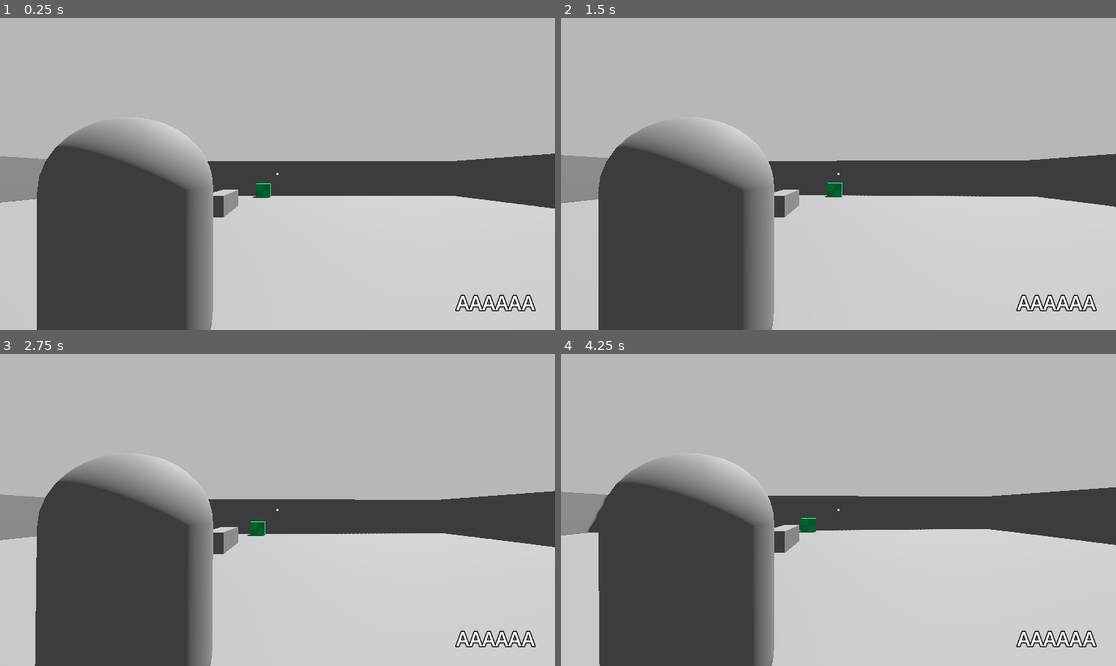
Above: before the commit, frames 1-4 (two rows, left to right).
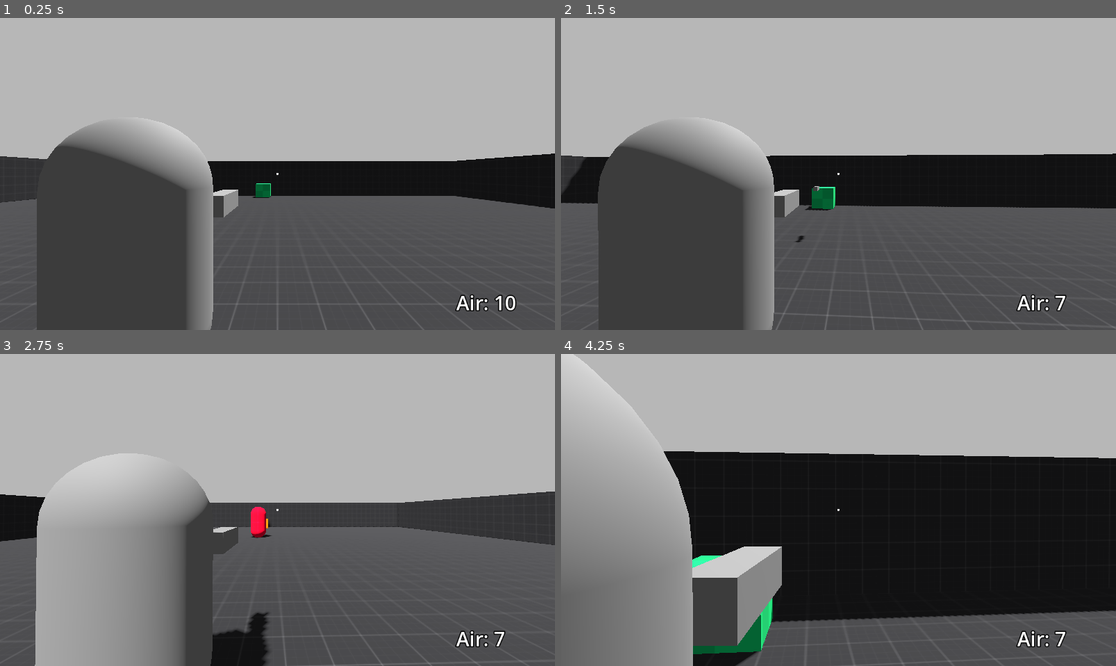
Above: after the commit, the same moments.

Repository: MeowLabPixel/SummerJam2026
Game: Godot game, scene res://player/test/world.tscn
Two runs of this game, one before a commit and one after it. Both use one fixed random seed, a clock stepped at 60 frames per second and the inputs below. The project has no main scene, so this scene is started directly.
Inputs (mouse positions are in pixels of both pictures, inside the frame that each line leads up to):
- Up to frame 1 (0.25 s): no input
- Up to frame 2 (1.5 s): tap Enter (ui_accept) at 0.5, 0.77, 1.07 s; move the mouse to (866, 174) at 0.52 s; hold Right mouse button (aim, bound only after the commit) 0.53-1.28 s; hold Up (ui_up) from 0.53 s (still down); click (866, 174) at 0.8 s; move the mouse to (810, 174) at 1.27 s; click (810, 174) at 1.35 s
- Up to frame 3 (2.75 s): keep holding Up (ui_up); tap Enter (ui_accept) at 1.52, 1.82 s; tap Q (quick_turn, bound only after the commit) at 1.55 s; move the mouse to (288, 503) at 2.02 s; hold Q (quick_turn, bound only after the commit) from 2.03 s (still down); tap Shift (sprint, bound only after the commit) at 2.3 s
- Up to frame 4 (4.25 s): keep holding Up (ui_up); move the mouse to (832, 516) at 2.77 s; release Q (quick_turn, bound only after the commit) at 2.78 s; tap Shift (sprint, bound only after the commit) at 2.85 s; tap Enter (ui_accept) at 3.02, 3.05, 3.32, 3.6, 3.77, 4.07 s; move the mouse to (877, 513) at 3.52 s; hold Right mouse button (aim, bound only after the commit) from 3.53 s (still down)

The runs differ from the first frame. In frame 1, 37% of the frame differs, in the area x 0-100%, y 43-100%; in frame 2, 38%; in frame 3, 49%; in frame 4, 64%, in the area x 0-100%, y 0-100%.

Commit message:
temp
working on state machine rn

finished state:
walk/walk side way
idle
quick turn

Diff:
--- /dev/null
+++ b/player/Statemachine/base/state.gd
@@ -0,0 +1,17 @@
+extends Node
+class_name State
+
+@warning_ignore("unused_signal")
+signal finished(next_state:String)
+
+func _enter() -> void:
+	return
+
+func _exit() -> void:
+	return
+
+func _state_input(_event: InputEvent) -> void:
+	return
+
+func _update(_delta:float) -> void:
+	return
--- /dev/null
+++ b/player/Statemachine/base/state_machine.gd
@@ -0,0 +1,41 @@
+extends Node
+class_name StateMachine
+
+@export var Start_state: State
+var state_map: Dictionary
+var current_state:State = null
+var _active:bool = false: set = _set_active
+
+func _ready() -> void:
+	_create_state_map()
+	_initialize(Start_state)
+
+func _input(event: InputEvent) -> void:
+	current_state._state_input(event)
+
+func _physics_process(delta: float) -> void:
+	current_state._update(delta)
+
+func _create_state_map() -> void:
+	for child: State in get_children():
+		child.finished.connect(_change_state)
+		state_map[child.name] = child
+
+func _initialize(state: State)-> void:
+	_set_active(true)
+	current_state = state
+	current_state._enter()
+
+func _set_active(value: bool)-> void:
+	_active = value
+	set_physics_process(value)
+	set_process_input(value)
+	if not _active:
+		current_state = null
+
+func _change_state(state_name:String)-> void:
+	if not _active:
+		return
+	current_state._exit()
+	current_state = state_map[state_name]
+	current_state._enter()
--- /dev/null
+++ b/player/Statemachine/motion.gd
@@ -0,0 +1,26 @@
+extends State
+class_name Motion
+signal velocity_updated(vel:Vector3)
+const SPEED: float = 5.0
+const acceleration:float = 1000
+const Gravity: float = 9.8
+
+static var input_dir: Vector2 = Vector2.ZERO
+static var direction: Vector3 = Vector3.ZERO
+static var velocity: Vector3 = Vector3.ZERO
+
+func _ready() -> void:
+	velocity_updated.connect(owner.set_velocity_from_motion)
+
+func set_direction() -> void:
+	input_dir = Input.get_vector("ui_left","ui_right","ui_up","ui_down")
+	direction = owner.global_transform.basis * Vector3(input_dir.x,0,input_dir.y)
+
+func calculate_velocity(_speed:float,_direction: Vector3,delta:float)->void:
+	velocity.x = move_toward(velocity.x,_direction.x*_speed,acceleration*delta)
+	velocity.z = move_toward(velocity.z,_direction.z*_speed,acceleration*delta)
+	velocity_updated.emit(velocity)
+
+func calculate_gravity(delta:float) -> void:
+		if not owner.is_on_floor():
+			velocity.y += Gravity * delta
--- /dev/null
+++ b/player/Statemachine/player_aim.gd
@@ -0,0 +1 @@
+extends State
--- /dev/null
+++ b/player/Statemachine/player_die.gd
@@ -0,0 +1 @@
+extends State
--- /dev/null
+++ b/player/Statemachine/player_grab.gd
@@ -0,0 +1 @@
+extends State
--- /dev/null
+++ b/player/Statemachine/player_idle.gd
@@ -0,0 +1,15 @@
+extends Motion
+
+func _enter() -> void:
+	print(name)
+
+func _update(_delta:float) -> void:
+	set_direction()
+	calculate_velocity(SPEED,direction,_delta)
+
+	if direction != Vector3.ZERO:
+		finished.emit("Run")
+
+func _unhandled_input(event: InputEvent) -> void:
+	if Input.is_action_pressed("quick_turn") and not owner.is_quick_turn:
+		finished.emit("Quick_turn")
--- /dev/null
+++ b/player/Statemachine/player_knockdown.gd
@@ -0,0 +1 @@
+extends State
--- /dev/null
+++ b/player/Statemachine/player_reload.gd
@@ -0,0 +1 @@
+extends State
--- /dev/null
+++ b/player/Statemachine/player_run.gd
@@ -0,0 +1,15 @@
+extends Motion
+
+func _enter() -> void:
+	print(name)
+
+func _update(_delta:float) -> void:
+	set_direction()
+	calculate_velocity(SPEED,direction,_delta)
+
+	if direction == Vector3.ZERO:
+		finished.emit("Idle")
+
+func _unhandled_input(event: InputEvent) -> void:
+	if Input.is_action_pressed("quick_turn") and not owner.is_quick_turn:
+		finished.emit("Quick_turn")
--- /dev/null
+++ b/player/Statemachine/player_state_machine.gd
@@ -0,0 +1 @@
+extends StateMachine
--- a/player/player.gd
+++ b/player/player.gd
@@ -24,61 +24,90 @@
 
 @onready var camera: Node3D = $Camera
 
-func handle_turn(delta):
-	var turn_dir = Input.get_axis("left","right")
-	rotation_degrees.y -= turn_dir* trun_speed*delta
-	camera.camera_turning_rotation.x += deg_to_rad(turn_dir* trun_speed*delta)
-	camera.camera_rotation.x += deg_to_rad(turn_dir* trun_speed*delta)
-	#transform.basis = Basis()
-	#
-	#rotate_object_local(Vector3(0,1,0),-camera.camera_rotation.x)
+const SPEED = 5.0
+const JUMP_VELOCITY = 4.5
 
-func handle_walk(delta):
-	var input_dir = Input.get_axis("down","up")
-	var SPD = walk_speed
-	if input_dir < 0:
-		SPD = walk_Back_speed
-	var walk_velocity = -basis.z * input_dir*SPD*delta
-	velocity.x = walk_velocity.x
-	velocity.z = walk_velocity.z
-
-func hadle_run(delta):
-	if Input.is_action_pressed("down"):
-		handle_walk(delta)
-		return
-	var input_dir = Input.get_action_strength("up")
-	var walk_velocity = -basis.z * input_dir* run_speed *delta
-	velocity.x = walk_velocity.x
-	velocity.z = walk_velocity.z
-
-func handle_gravity(delta):
-	if is_on_floor():
-		velocity.y = -2
-	else:
-		velocity.y += GRAVITY*delta
-
-func quick_turn():
-	is_quick_turn =true
-	var traget_y_rotation = rotation.y + PI
-
-	var tween:= create_tween() as Tween
-	tween.tween_property(self,"rotation:y",traget_y_rotation,quick_trun_speed)
-	tween.finished.connect(func(): camera.camera_rotation.x += PI;is_quick_turn = false)
+func set_velocity_from_motion(vel: Vector3)-> void:
+	velocity = vel
 
 func _physics_process(delta: float) -> void:
-	if Input.is_action_pressed("left") or Input.is_action_pressed("right"):
-		handle_turn(delta)
-	if not is_aimming:
-		if Input.is_action_pressed("sprint"):
-			hadle_run(delta)
-		else:
-			handle_walk(delta)
-
-	if is_quick_turn or is_aimming:
-		velocity.x =0
-		velocity.z =0
+	# Add the gravity.
+	#if not is_on_floor():
+		#velocity += get_gravity() * delta
+#
+	# Handle jump.
+	#if Input.is_action_just_pressed("ui_accept") and is_on_floor():
+		#velocity.y = JUMP_VELOCITY
+#
+	# Get the input direction and handle the movement/deceleration.
+	# As good practice, you should replace UI actions with custom gameplay actions.
+	#var input_dir := Input.get_vector("ui_left", "ui_right", "ui_up", "ui_down")
+	#var direction := (transform.basis * Vector3(input_dir.x, 0, input_dir.y)).normalized()
+	#if direction:
+		#velocity.x = direction.x * SPEED
+		#velocity.z = direction.z * SPEED
+	#else:
+		#velocity.x = move_toward(velocity.x, 0, SPEED)
+		#velocity.z = move_toward(velocity.z, 0, SPEED)
+#
 	move_and_slide()
 
-func _unhandled_input(event: InputEvent) -> void:
-	if Input.is_action_pressed("quick_turn") and not is_quick_turn:
-		quick_turn()
+
+#func handle_turn(delta):
+	#var turn_dir = Input.get_axis("left","right")
+	#rotation_degrees.y -= turn_dir* trun_speed*delta
+	#camera.camera_turning_rotation.x += deg_to_rad(turn_dir* trun_speed*delta)
+	#camera.camera_rotation.x += deg_to_rad(turn_dir* trun_speed*delta)
+	##transform.basis = Basis()
+	##
+	##rotate_object_local(Vector3(0,1,0),-camera.camera_rotation.x)
+#
+#func handle_walk(delta):
+	#var input_dir = Input.get_axis("down","up")
+	#var SPD = walk_speed
+	#if input_dir < 0:
+		#SPD = walk_Back_speed
+	#var walk_velocity = -basis.z * input_dir*SPD*delta
+	#velocity.x = walk_velocity.x
+	#velocity.z = walk_velocity.z
+#
+#func hadle_run(delta):
+	#if Input.is_action_pressed("down"):
+		#handle_walk(delta)
+		#return
+	#var input_dir = Input.get_action_strength("up")
+	#var walk_velocity = -basis.z * input_dir* run_speed *delta
+	#velocity.x = walk_velocity.x
+	#velocity.z = walk_velocity.z
+#
+##func handle_gravity(delta):
+	##if is_on_floor():
+		##velocity.y = -2
+	##else:
+		##velocity.y += GRAVITY*delta
+#
+#func quick_turn():
+	#is_quick_turn =true
+	#var traget_y_rotation = rotation.y + PI
+	#
+	#var tween:= create_tween() as Tween
+	#tween.tween_property(self,"rotation:y",traget_y_rotation,quick_trun_speed)
+	#tween.finished.connect(func(): camera.camera_rotation.x += PI;is_quick_turn = false)
+#
+#func _physics_process(delta: float) -> void:
+	#if Input.is_action_pressed("left") or Input.is_action_pressed("right"):
+		#handle_turn(delta)
+	#if not is_aimming:
+		#if Input.is_action_pressed("sprint"):
+			#hadle_run(delta)
+		#else:
+			#handle_walk(delta)
+		#
+	#if is_quick_turn or is_aimming:
+		#velocity.x =0
+		#velocity.z =0
+	#move_and_slide()
+	#
+#func _unhandled_input(event: InputEvent) -> void:
+	#if Input.is_action_pressed("quick_turn") and not is_quick_turn:
+		#quick_turn()
--- a/player/player.tscn
+++ b/player/player.tscn
@@ -1,9 +1,19 @@
-[gd_scene format=3 uid="uid://mcuitu45nrbp"]
+[gd_scene format=3 uid="uid://ctw3pf8lekk71"]
 
-[ext_resource type="Script" path="res://player/player.gd" id="1_4eg07"]
-[ext_resource type="Script" path="res://player/player_camera.gd" id="2_eja1v"]
-[ext_resource type="Texture2D" uid="uid://cp07rkh3t1t7w" path="res://player/crosshair.png" id="3_nqdqj"]
-[ext_resource type="Script" path="res://player/gun.gd" id="4_g5cgg"]
+[ext_resource type="Script" uid="uid://ddvy2c6r527pb" path="res://player/player.gd" id="1_4eg07"]
+[ext_resource type="Script" uid="uid://2fqcch46tyf7" path="res://player/player_camera.gd" id="2_eja1v"]
+[ext_resource type="Texture2D" uid="uid://cp07rkh3t1t7w" path="res://player/img/crosshair.png" id="3_nqdqj"]
+[ext_resource type="Script" uid="uid://d3ud7nhc41q5x" path="res://player/test/gun.gd" id="4_g5cgg"]
+[ext_resource type="Script" uid="uid://bkree4hn7lmpd" path="res://player/Statemachine/player_state_machine.gd" id="5_qjkh3"]
+[ext_resource type="Script" uid="uid://b8wnffsfqx6ec" path="res://player/Statemachine/player_idle.gd" id="6_ebec5"]
+[ext_resource type="Script" uid="uid://q8rdo04vclx0" path="res://player/Statemachine/player_run.gd" id="7_yllr7"]
+[ext_resource type="Script" uid="uid://bq06jvgk2c8ow" path="res://player/Statemachine/player_reload.gd" id="8_kb6p2"]
+[ext_resource type="Script" uid="uid://dfuibfvlj76fe" path="res://player/quick_turn.gd" id="8_yllr7"]
+[ext_resource type="Script" uid="uid://cxhknelq4t202" path="res://player/player_sprint.gd" id="9_kb6p2"]
+[ext_resource type="Script" uid="uid://xou4sjteglpa" path="res://player/Statemachine/player_aim.gd" id="9_wodsf"]
+[ext_resource type="Script" uid="uid://88nqcyhvt3qh" path="res://player/Statemachine/player_grab.gd" id="10_32hag"]
+[ext_resource type="Script" uid="uid://cpdbw6oifs8m2" path="res://player/Statemachine/player_knockdown.gd" id="11_tqiix"]
+[ext_resource type="Script" uid="uid://bhn03nq0rsppn" path="res://player/Statemachine/player_die.gd" id="12_e7oew"]
 
 [sub_resource type="CapsuleShape3D" id="CapsuleShape3D_vbped"]
 radius = 0.8
@@ -76,3 +86,34 @@
 
 [node name="Node3D" type="Node3D" parent="MeshInstance3D2" unique_id=607105022]
 transform = Transform3D(0.5, 0, 0, 0, 0.5, 0, 0, 0, 0.5, 0.0025565028, 0, -0.67409587)
+
+[node name="Statemachine" type="Node" parent="." unique_id=474127841 node_paths=PackedStringArray("Start_state")]
+script = ExtResource("5_qjkh3")
+Start_state = NodePath("Idle")
+
+[node name="Idle" type="Node" parent="Statemachine" unique_id=1550964532]
+script = ExtResource("6_ebec5")
+
+[node name="Run" type="Node" parent="Statemachine" unique_id=425441096]
+script = ExtResource("7_yllr7")
+
+[node name="Quick_turn" type="Node" parent="Statemachine" unique_id=589198026]
+script = ExtResource("8_yllr7")
+
+[node name="Sprint" type="Node" parent="Statemachine" unique_id=585832642]
+script = ExtResource("9_kb6p2")
+
+[node name="Reload" type="Node" parent="Statemachine" unique_id=906216806]
+script = ExtResource("8_kb6p2")
+
+[node name="Aim" type="Node" parent="Statemachine" unique_id=1671472409]
+script = ExtResource("9_wodsf")
+
+[node name="Grab" type="Node" parent="Statemachine" unique_id=1256774596]
+script = ExtResource("10_32hag")
+
+[node name="Knockdown" type="Node" parent="Statemachine" unique_id=1528629056]
+script = ExtResource("11_tqiix")
+
+[node name="Die" type="Node" parent="Statemachine" unique_id=17486247]
+script = ExtResource("12_e7oew")
--- a/player/player_camera.gd
+++ b/player/player_camera.gd
@@ -13,7 +13,6 @@
 @export var sprint_tween_speed:float =0.5
 
 var camera_rotation: Vector2= Vector2.ZERO
-var camera_turning_rotation: Vector2= Vector2.ZERO
 var mouse_sensitivity: float = 0.001
 var max_y_rot:float= 1.2
 var max_x_rot:float= 1
@@ -41,8 +40,8 @@
 	if event is InputEventMouseMotion:
 		var mouse_event: Vector2 = event.screen_relative * mouse_sensitivity
 		camera_look(mouse_event)
-	if event.is_action_pressed("swap_camera_alignment"):
-		swap_camera_align()
+	#if event.is_action_pressed("swap_camera_alignment"):
+		#swap_camera_align()
 	if event.is_action_pressed("aim"):
 		enter_aim()
 	if event.is_action_released("aim"):
@@ -59,8 +58,7 @@
 	if not character.is_quick_turn:
 		character.rotate_object_local(Vector3(0,1,0),-camera_rotation.x)
 	rotate_object_local(Vector3(1,0,0),-camera_rotation.y)
-	camera_rotation.y = clamp(camera_rotation.y,camera_turning_rotation.y-max_y_rot,camera_turning_rotation.y+max_y_rot)
-	camera_rotation.x = clamp(camera_rotation.x,camera_turning_rotation.x-max_x_rot,camera_turning_rotation.x+max_x_rot)
+	camera_rotation.y = clamp(camera_rotation.y,camera_rotation.y-max_y_rot,camera_rotation.y+max_y_rot)
 
 
 func swap_camera_align()-> void:
--- /dev/null
+++ b/player/player_sprint.gd
@@ -0,0 +1 @@
+extends State
--- /dev/null
+++ b/player/quick_turn.gd
@@ -0,0 +1,13 @@
+extends State
+
+func _enter() -> void:
+	print(name)
+	quick_turn()
+
+func quick_turn():
+	owner.is_quick_turn =true
+	var traget_y_rotation = owner.rotation.y + PI
+
+	var tween:= create_tween() as Tween
+	tween.tween_property(owner,"rotation:y",traget_y_rotation,owner.quick_trun_speed)
+	tween.finished.connect(func(): owner.camera.camera_rotation.x += PI; owner.is_quick_turn = false; finished.emit("Idle"))
--- /dev/null
+++ b/player/test/bullet.gd
@@ -0,0 +1,11 @@
+extends CharacterBody3D
+
+var speed = 50
+# Called when the node enters the scene tree for the first time.
+func _ready() -> void:
+	pass # Replace with function body.
+
+
+# Called every frame. 'delta' is the elapsed time since the previous frame.
+func _process(delta: float) -> void:
+	position+=transform.basis * Vector3(0,0,-speed) * delta
--- a/player/test/bullet.tscn
+++ b/player/test/bullet.tscn
@@ -1,6 +1,6 @@
 [gd_scene format=3 uid="uid://csdtdj7sci5vk"]
 
-[ext_resource type="Script" uid="uid://b7mx3yabujwtb" path="res://bullet.gd" id="1_5imwg"]
+[ext_resource type="Script" path="res://player/test/bullet.gd" id="1_5imwg"]
 
 [sub_resource type="BoxShape3D" id="BoxShape3D_vhoe8"]
 size = Vector3(0.2, 0.2, 1)
--- a/player/test/new_standard_material_3d.tres
+++ b/player/test/new_standard_material_3d.tres
@@ -1,6 +1,6 @@
 [gd_resource type="StandardMaterial3D" format=3 uid="uid://cr68xbllxnyxx"]
 
-[ext_resource type="Texture2D" uid="uid://cio304wmm5rj7" path="res://pre/kenney_prototype-textures/PNG/Dark/texture_01.png" id="1_743xj"]
+[ext_resource type="Texture2D" uid="uid://cio304wmm5rj7" path="res://player/img/kenney_prototype-textures/PNG/Dark/texture_01.png" id="1_743xj"]
 
 [resource]
 albedo_texture = ExtResource("1_743xj")
--- a/player/test/temp_enemi.tscn
+++ b/player/test/temp_enemi.tscn
@@ -1,7 +1,7 @@
 [gd_scene format=3 uid="uid://ek1ncjc2swrw"]
 
-[ext_resource type="Texture2D" uid="uid://c42d3fusvwvg5" path="res://player/kenney_prototype-textures/PNG/Red/texture_05.png" id="1_ittie"]
-[ext_resource type="Script" path="res://player/enemy_head.gd" id="2_6us26"]
+[ext_resource type="Texture2D" uid="uid://c42d3fusvwvg5" path="res://player/img/kenney_prototype-textures/PNG/Red/texture_05.png" id="1_ittie"]
+[ext_resource type="Script" uid="uid://605yen57qbii" path="res://player/test/enemy_head.gd" id="2_6us26"]
 
 [sub_resource type="CapsuleShape3D" id="CapsuleShape3D_6us26"]
 radius = 0.6
--- a/player/test/world.tscn
+++ b/player/test/world.tscn
@@ -1,13 +1,13 @@
 [gd_scene format=3 uid="uid://n5m17a8leco1"]
 
-[ext_resource type="Material" path="res://player/new_standard_material_3d.tres" id="1_vbped"]
-[ext_resource type="PackedScene" path="res://player/player.tscn" id="2_1da4k"]
-[ext_resource type="Texture2D" uid="uid://cv5myah6pf3qy" path="res://player/kenney_prototype-textures/PNG/Green/texture_10.png" id="2_1fcdn"]
-[ext_resource type="Texture2D" uid="uid://btccymluo63tk" path="res://player/kenney_prototype-textures/PNG/Orange/texture_06.png" id="3_ih2au"]
-[ext_resource type="Texture2D" uid="uid://qpgo13y43xub" path="res://player/kenney_prototype-textures/PNG/Purple/texture_08.png" id="4_6c3wv"]
-[ext_resource type="Texture2D" uid="uid://cfa0r7igmb3vg" path="res://player/kenney_prototype-textures/PNG/Light/texture_09.png" id="5_33i3r"]
-[ext_resource type="PackedScene" path="res://player/temp_enemi.tscn" id="7_ih2au"]
-[ext_resource type="Script" path="res://player/UI.gd" id="8_6c3wv"]
+[ext_resource type="Material" uid="uid://cr68xbllxnyxx" path="res://player/test/new_standard_material_3d.tres" id="1_vbped"]
+[ext_resource type="PackedScene" uid="uid://ctw3pf8lekk71" path="res://player/player.tscn" id="2_1da4k"]
+[ext_resource type="Texture2D" uid="uid://cv5myah6pf3qy" path="res://player/img/kenney_prototype-textures/PNG/Green/texture_10.png" id="2_1fcdn"]
+[ext_resource type="Texture2D" uid="uid://btccymluo63tk" path="res://player/img/kenney_prototype-textures/PNG/Orange/texture_06.png" id="3_ih2au"]
+[ext_resource type="Texture2D" uid="uid://qpgo13y43xub" path="res://player/img/kenney_prototype-textures/PNG/Purple/texture_08.png" id="4_6c3wv"]
+[ext_resource type="Texture2D" uid="uid://cfa0r7igmb3vg" path="res://player/img/kenney_prototype-textures/PNG/Light/texture_09.png" id="5_33i3r"]
+[ext_resource type="PackedScene" uid="uid://ek1ncjc2swrw" path="res://player/test/temp_enemi.tscn" id="7_ih2au"]
+[ext_resource type="Script" uid="uid://dxr0w5vn4oq5s" path="res://player/test/UI.gd" id="8_6c3wv"]
 
 [sub_resource type="StandardMaterial3D" id="StandardMaterial3D_ljqf5"]
 albedo_texture = ExtResource("2_1fcdn")
--- a/project.godot
+++ b/project.godot
@@ -14,6 +14,61 @@
 config/features=PackedStringArray("4.6", "Forward Plus")
 config/icon="res://icon.svg"
 
+[input]
+
+ui_left={
+"deadzone": 0.5,
+"events": [Object(InputEventKey,"resource_local_to_scene":false,"resource_name":"","device":0,"window_id":0,"alt_pressed":false,"shift_pressed":false,"ctrl_pressed":false,"meta_pressed":false,"pressed":false,"keycode":4194319,"physical_keycode":0,"key_label":0,"unicode":0,"location":0,"echo":false,"script":null)
+, Object(InputEventJoypadButton,"resource_local_to_scene":false,"resource_name":"","device":-1,"button_index":13,"pressure":0.0,"pressed":false,"script":null)
+, Object(InputEventJoypadMotion,"resource_local_to_scene":false,"resource_name":"","device":-1,"axis":0,"axis_value":-1.0,"script":null)
+, Object(InputEventKey,"resource_local_to_scene":false,"resource_name":"","device":-1,"window_id":0,"alt_pressed":false,"shift_pressed":false,"ctrl_pressed":false,"meta_pressed":false,"pressed":false,"keycode":0,"physical_keycode":65,"key_label":0,"unicode":97,"location":0,"echo":false,"script":null)
+]
+}
+ui_right={
+"deadzone": 0.5,
+"events": [Object(InputEventKey,"resource_local_to_scene":false,"resource_name":"","device":0,"window_id":0,"alt_pressed":false,"shift_pressed":false,"ctrl_pressed":false,"meta_pressed":false,"pressed":false,"keycode":4194321,"physical_keycode":0,"key_label":0,"unicode":0,"location":0,"echo":false,"script":null)
+, Object(InputEventJoypadButton,"resource_local_to_scene":false,"resource_name":"","device":-1,"button_index":14,"pressure":0.0,"pressed":false,"script":null)
+, Object(InputEventJoypadMotion,"resource_local_to_scene":false,"resource_name":"","device":-1,"axis":0,"axis_value":1.0,"script":null)
+, Object(InputEventKey,"resource_local_to_scene":false,"resource_name":"","device":-1,"window_id":0,"alt_pressed":false,"shift_pressed":false,"ctrl_pressed":false,"meta_pressed":false,"pressed":false,"keycode":0,"physical_keycode":68,"key_label":0,"unicode":100,"location":0,"echo":false,"script":null)
+]
+}
+ui_up={
+"deadzone": 0.5,
+"events": [Object(InputEventKey,"resource_local_to_scene":false,"resource_name":"","device":0,"window_id":0,"alt_pressed":false,"shift_pressed":false,"ctrl_pressed":false,"meta_pressed":false,"pressed":false,"keycode":4194320,"physical_keycode":0,"key_label":0,"unicode":0,"location":0,"echo":false,"script":null)
+, Object(InputEventJoypadButton,"resource_local_to_scene":false,"resource_name":"","device":-1,"button_index":11,"pressure":0.0,"pressed":false,"script":null)
+, Object(InputEventJoypadMotion,"resource_local_to_scene":false,"resource_name":"","device":-1,"axis":1,"axis_value":-1.0,"script":null)
+, Object(InputEventKey,"resource_local_to_scene":false,"resource_name":"","device":-1,"window_id":0,"alt_pressed":false,"shift_pressed":false,"ctrl_pressed":false,"meta_pressed":false,"pressed":false,"keycode":0,"physical_keycode":87,"key_label":0,"unicode":119,"location":0,"echo":false,"script":null)
+]
+}
+ui_down={
+"deadzone": 0.5,
+"events": [Object(InputEventKey,"resource_local_to_scene":false,"resource_name":"","device":0,"window_id":0,"alt_pressed":false,"shift_pressed":false,"ctrl_pressed":false,"meta_pressed":false,"pressed":false,"keycode":4194322,"physical_keycode":0,"key_label":0,"unicode":0,"location":0,"echo":false,"script":null)
+, Object(InputEventJoypadButton,"resource_local_to_scene":false,"resource_name":"","device":-1,"button_index":12,"pressure":0.0,"pressed":false,"script":null)
+, Object(InputEventJoypadMotion,"resource_local_to_scene":false,"resource_name":"","device":-1,"axis":1,"axis_value":1.0,"script":null)
+, Object(InputEventKey,"resource_local_to_scene":false,"resource_name":"","device":-1,"window_id":0,"alt_pressed":false,"shift_pressed":false,"ctrl_pressed":false,"meta_pressed":false,"pressed":false,"keycode":0,"physical_keycode":83,"key_label":0,"unicode":115,"location":0,"echo":false,"script":null)
+]
+}
+quick_turn={
+"deadzone": 0.2,
+"events": [Object(InputEventKey,"resource_local_to_scene":false,"resource_name":"","device":-1,"window_id":0,"alt_pressed":false,"shift_pressed":false,"ctrl_pressed":false,"meta_pressed":false,"pressed":false,"keycode":0,"physical_keycode":81,"key_label":0,"unicode":113,"location":0,"echo":false,"script":null)
+]
+}
+sprint={
+"deadzone": 0.2,
+"events": [Object(InputEventKey,"resource_local_to_scene":false,"resource_name":"","device":-1,"window_id":0,"alt_pressed":false,"shift_pressed":false,"ctrl_pressed":false,"meta_pressed":false,"pressed":false,"keycode":0,"physical_keycode":4194325,"key_label":0,"unicode":0,"location":0,"echo":false,"script":null)
+]
+}
+aim={
+"deadzone": 0.2,
+"events": [Object(InputEventMouseButton,"resource_local_to_scene":false,"resource_name":"","device":-1,"window_id":0,"alt_pressed":false,"shift_pressed":false,"ctrl_pressed":false,"meta_pressed":false,"button_mask":0,"position":Vector2(0, 0),"global_position":Vector2(0, 0),"factor":1.0,"button_index":2,"canceled":false,"pressed":false,"double_click":false,"script":null)
+]
+}
+click={
+"deadzone": 0.2,
+"events": [Object(InputEventMouseButton,"resource_local_to_scene":false,"resource_name":"","device":-1,"window_id":0,"alt_pressed":false,"shift_pressed":false,"ctrl_pressed":false,"meta_pressed":false,"button_mask":0,"position":Vector2(0, 0),"global_position":Vector2(0, 0),"factor":1.0,"button_index":1,"canceled":false,"pressed":false,"double_click":false,"script":null)
+]
+}
+
 [physics]
 
 3d/physics_engine="Jolt Physics"
Binary file added: player/Re4Lom Base Rig.glb
Not shown, added: player/Re4Lom Base Rig.glb.import
Not shown, added: player/Statemachine/base/state.gd.uid
Not shown, added: player/Statemachine/base/state_machine.gd.uid
Not shown, added: player/Statemachine/motion.gd.uid
Not shown, added: player/Statemachine/player_aim.gd.uid
Not shown, added: player/Statemachine/player_die.gd.uid
Not shown, added: player/Statemachine/player_grab.gd.uid
Not shown, added: player/Statemachine/player_idle.gd.uid
Not shown, added: player/Statemachine/player_knockdown.gd.uid
Not shown, added: player/Statemachine/player_reload.gd.uid
Not shown, added: player/Statemachine/player_run.gd.uid
(and 6 more such lines)
